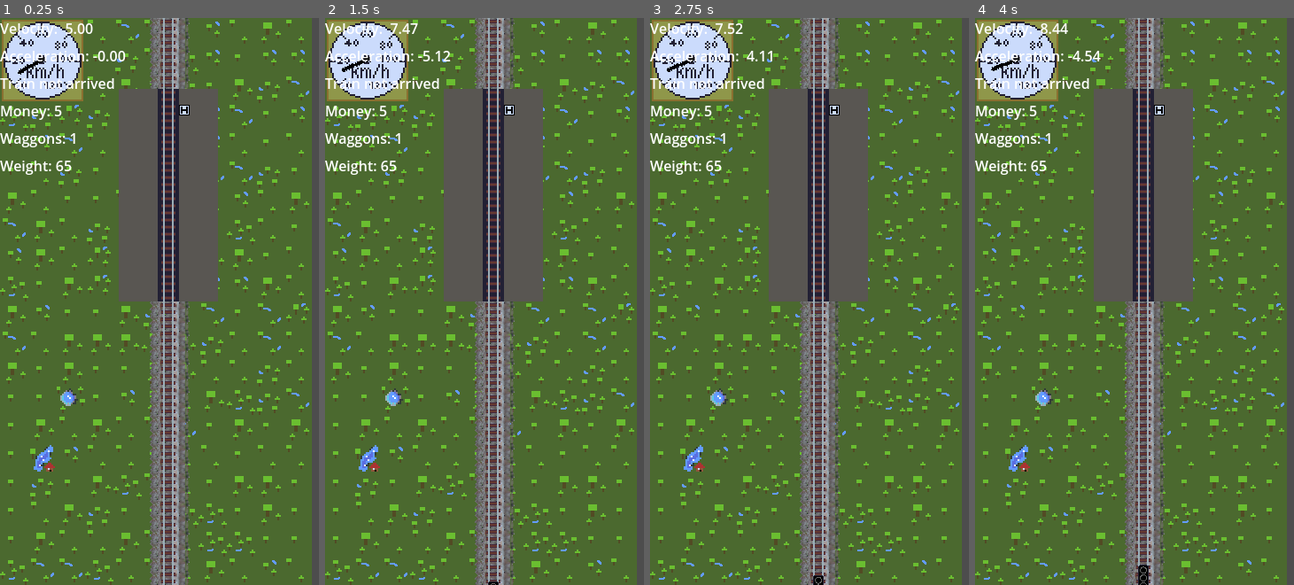
Above: before the commit, frames 1-4 (left to right).
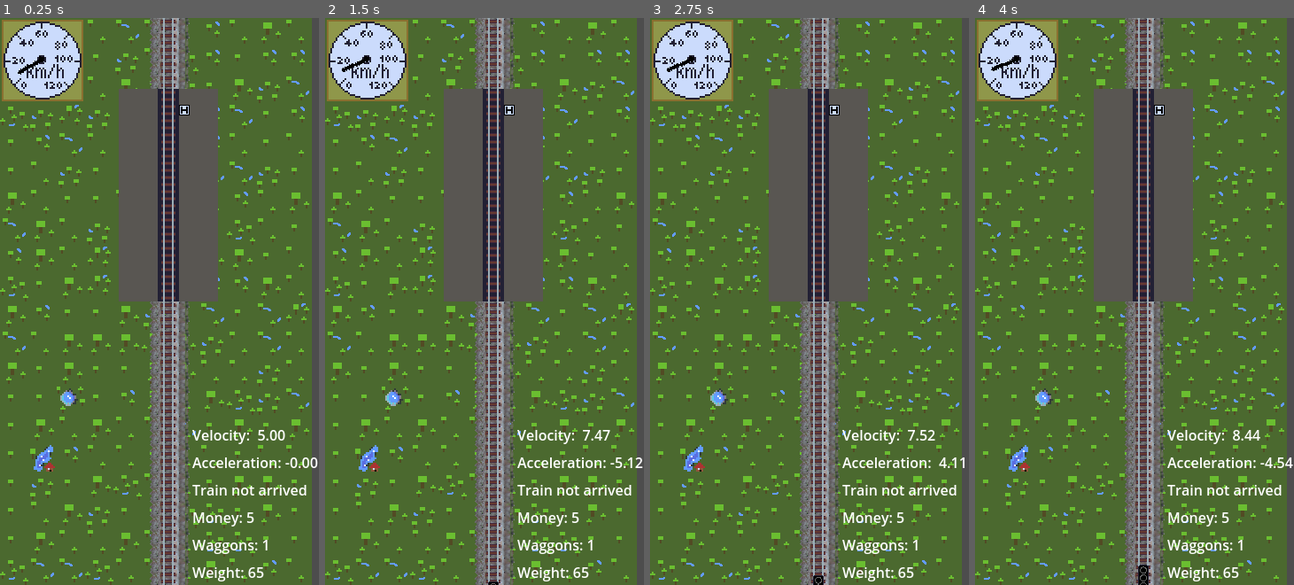
Above: after the commit, the same moments.

Repository: sthoni/gamejamaugust2024
Game: Godot game, scene res://game.tscn
The game is run twice, just before and just after one commit, with the same random seed, the same clock (stepped at 60 frames per second) and the same inputs.
Inputs:
- Up to frame 1 (0.25 s): no input
- Up to frame 2 (1.5 s): tap Enter (shop) at 0.5, 0.77 s; hold Up (accelerate) 0.53-1.28 s; hold Down (brake) from 1.28 s (still down)
- Up to frame 3 (2.75 s): tap Enter (shop) at 1.52 s; release Down (brake) at 2.03 s; hold Up (accelerate) from 2.03 s (still down)
- Up to frame 4 (4 s): tap Enter (shop) at 3.02, 3.77 s; release Up (accelerate) at 3.53 s; hold Down (brake) from 3.53 s (still down)

The runs differ from the first frame. In frame 1, 2.9% of the frame differs, in the area x 0-100%, y 0-100%; in frame 2, 2.8%; in frame 3, 2.8%; in frame 4, 2.9%.

Commit message:
Merge Fehler repariert.

Diff:
--- a/level/level.tscn
+++ b/level/level.tscn
@@ -39,14 +39,16 @@
 [node name="Level" type="Node2D"]
 script = ExtResource("1_pg6m5")
 level_stats = ExtResource("2_q5plq")
+
 [node name="TileMapLayer" type="TileMapLayer" parent="."]
 tile_map_data = PackedByteArray("AAAAAAAAAQACAAAAAAAAAAEAAQAAAAAAAAAAAAIAAQADAAAAAAAAAAMAAQABAAAAAAAAAAQAAQADAAAAAAAAAA …(3440 unchanged characters)…
 tile_set = SubResource("TileSet_3xx2m")
-[node name="Gauge" parent="." instance=ExtResource("3_nmrxu")]
 
 [node name="Debug" parent="." instance=ExtResource("4_s0jqg")]
-offset_right = 156.0
-offset_bottom = 178.0
+offset_left = 217.0
+offset_top = 459.0
+offset_right = 373.0
+offset_bottom = 637.0
 
 [node name="tracks" parent="." instance=ExtResource("2_jnvge")]
 position = Vector2(182, 0)
@@ -57,6 +59,13 @@
 [node name="Station" parent="." instance=ExtResource("3_7tcqk")]
 position = Vector2(190, 200)
 
+[node name="Gauge" parent="." instance=ExtResource("3_xbuhv")]
+anchors_preset = 0
+anchor_right = 0.0
+anchor_bottom = 0.0
+grow_horizontal = 1
+grow_vertical = 1
+
 [node name="LevelEnd" type="Area2D" parent="."]
 position = Vector2(190, -18)
 
--- a/station/station_stats_start.tres
+++ b/station/station_stats_start.tres
@@ -4,6 +4,5 @@
 
 [resource]
 script = ExtResource("1_8m6bu")
-id = "StartStation"
 y_position = 140
 platform_length = 90.0
--- a/ui/gauge.tscn
+++ b/ui/gauge.tscn
@@ -15,6 +15,7 @@
 
 [node name="GaugeTexture" type="TextureRect" parent="."]
 texture_filter = 1
+layout_mode = 0
 offset_right = 96.0
 offset_bottom = 96.0
 scale = Vector2(2, 2)
Not shown: 1 places in items/item_pool_start.tres that only renumber resources
Not shown: 1 places in level/level.tscn that only renumber resources
Not shown: 1 places in ui/gauge.tscn that only renumber resources
